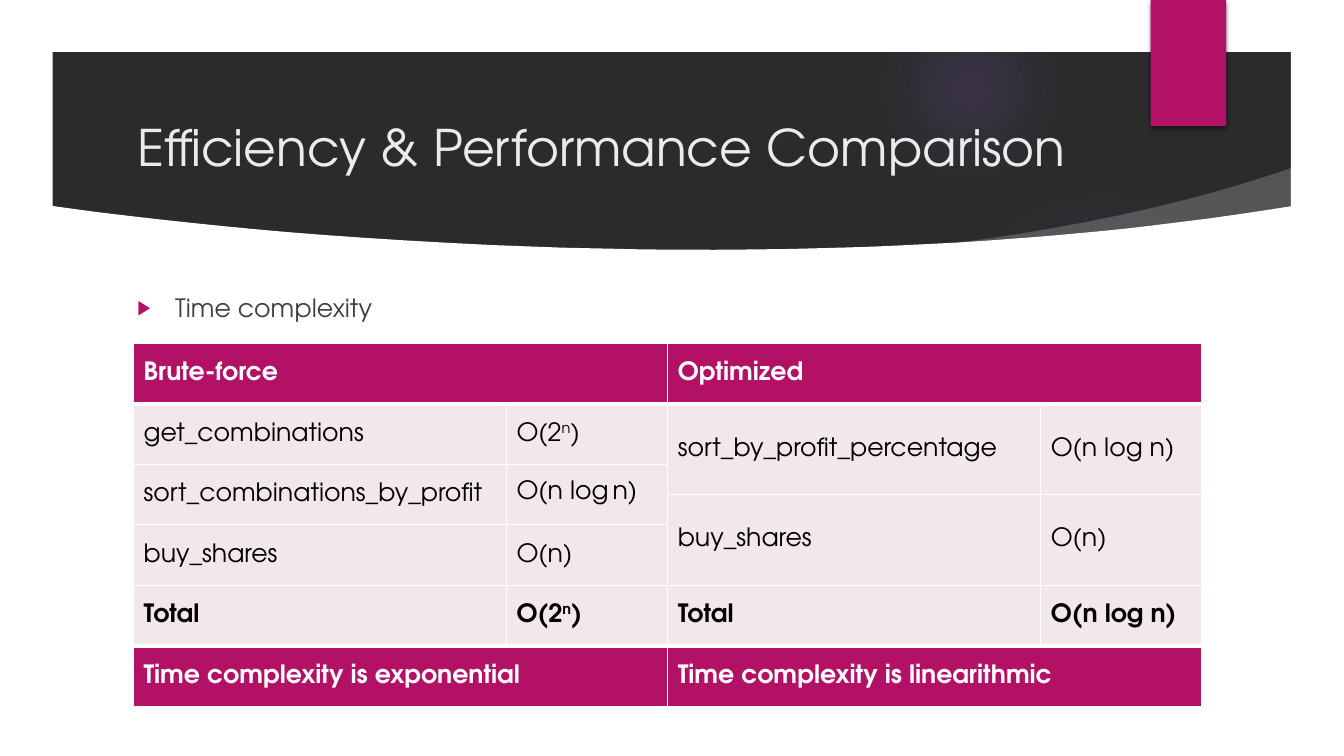
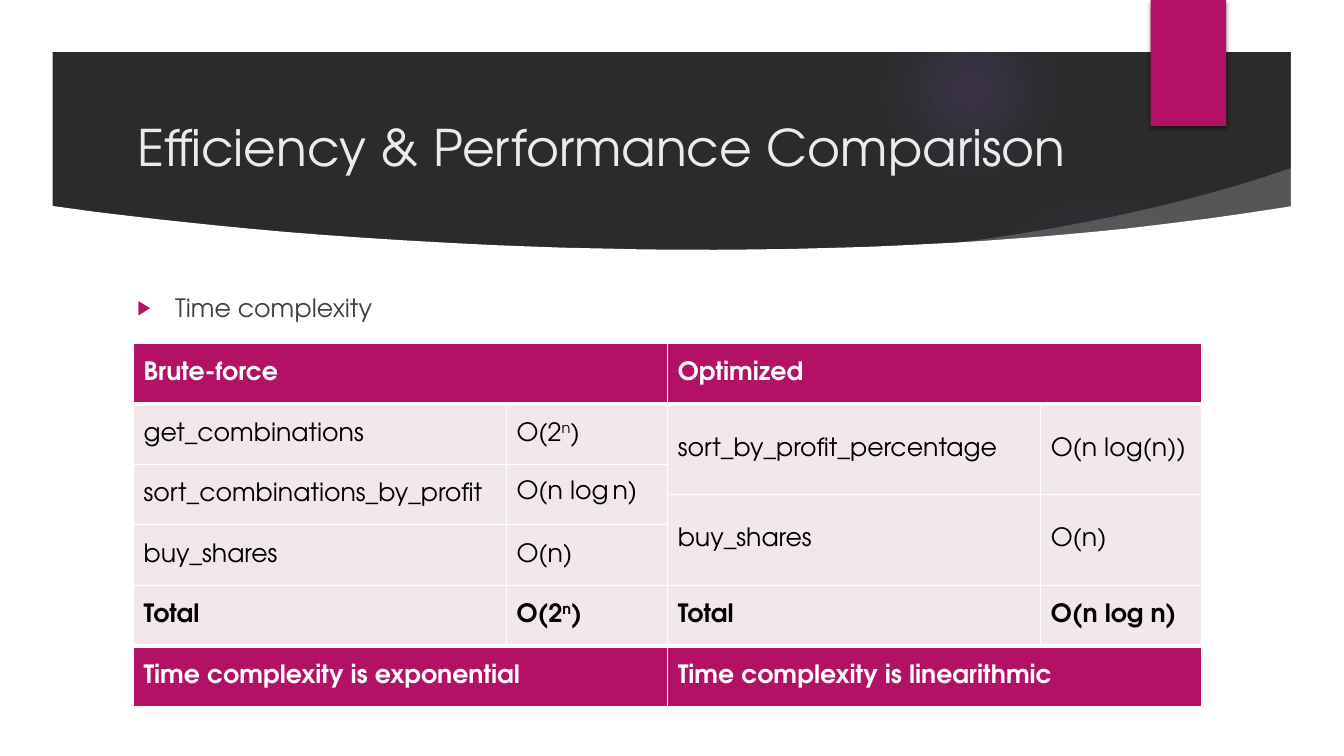
Before and after one commit to franfif/algoinvest-trade, a slide deck: slide 10 of Project7_Presentation.pptx. Drawn at 1344x756 pixels with LibreOffice and Linux fonts; fonts in the diff are those of the drawing; background and template pictures are left out; a plain dark background stands for a picture behind light text. Boxes give left, top, right and bottom in pixels: in the first picture for what was removed or moved away, otherwise in the second. Text is boxed around its words. In the diff, an @@ line names an element or a change of style, - is before the commit and + after.

Commit message:
update project presentation

```diff
--- a/Project7_Presentation.pptx
+++ b/Project7_Presentation.pptx
@@ table at (x1=133, y1=344, x2=1202, y2=707) @@
-row 2, column 4: O(n log n)
+row 2, column 4: O(n log(n))
```
